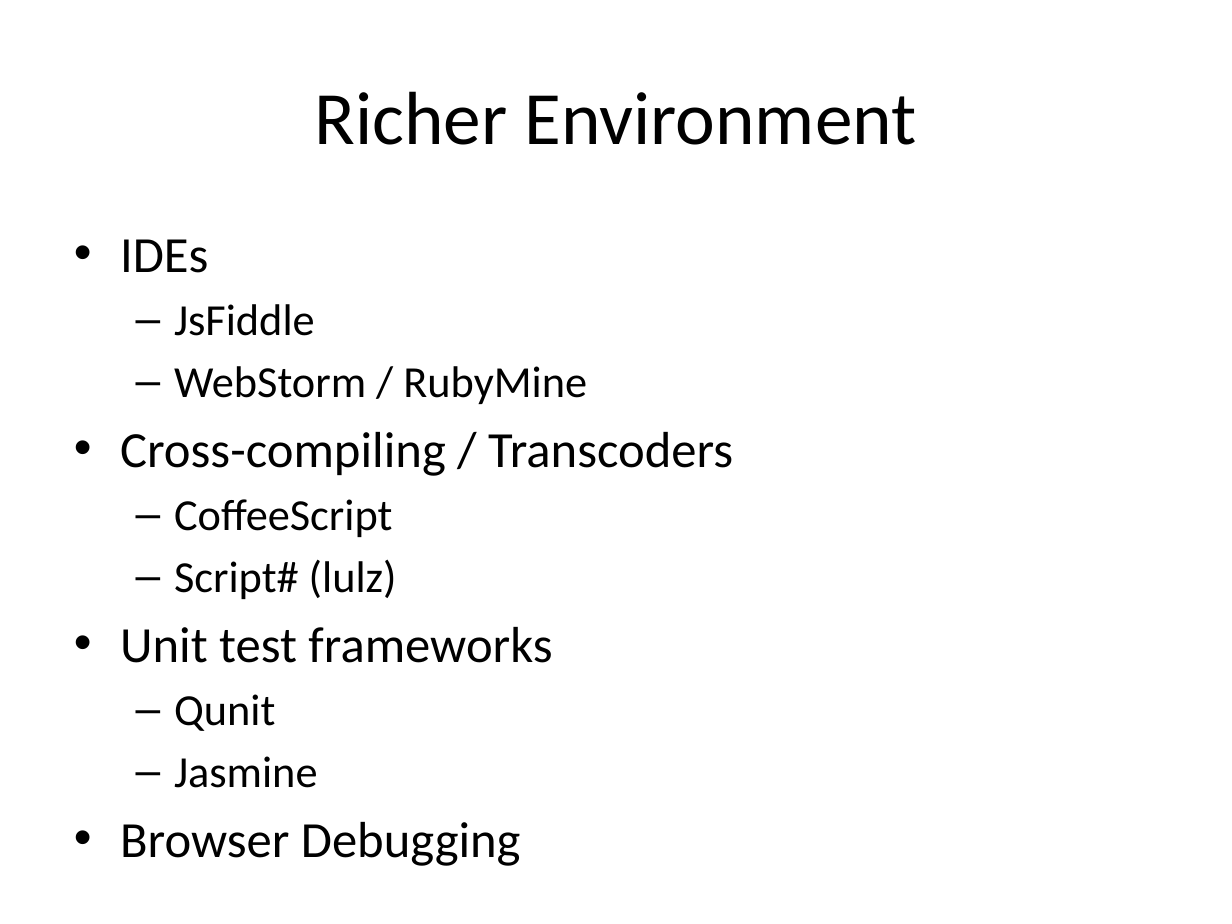
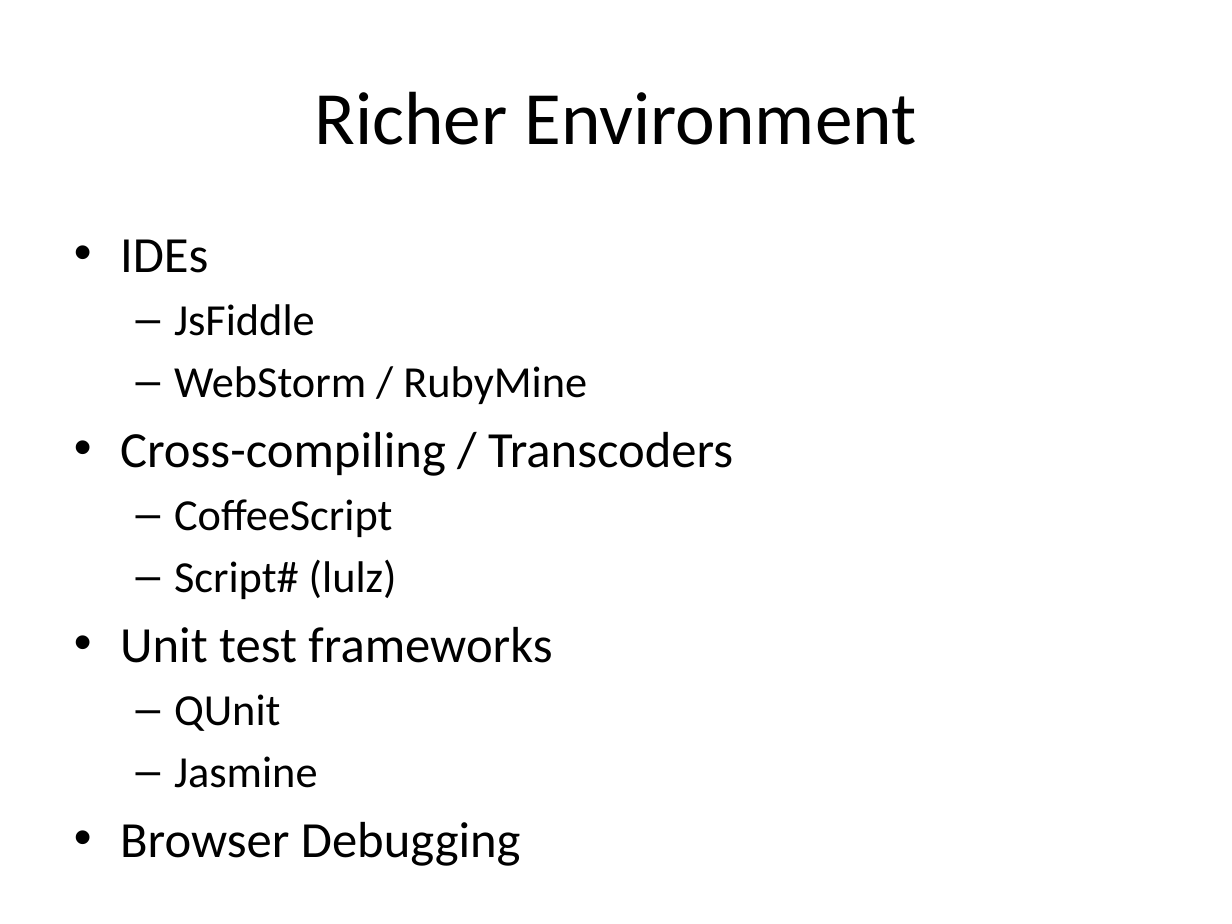
Before and after one commit to vaporworks/Devlink2011-REST-WebClient, a slide deck: slide 5 of PowerPoint/joint_talk_notes.pptx (slide 4 before the commit). Drawn at 1232x924 pixels with LibreOffice and Linux fonts; fonts in the diff are those of the drawing. Boxes give left, top, right and bottom in pixels: in the first picture for what was removed or moved away, otherwise in the second. Text is boxed around its words. In the diff, an @@ line names an element or a change of style, - is before the commit and + after.

```diff
--- a/PowerPoint/joint_talk_notes.pptx
+++ b/PowerPoint/joint_talk_notes.pptx
@@ text at [174,694,280,731]: text changed @@
-  – Qunit
+  – QUnit
```
Also in this commit, not shown: 2 other slides changed, 6 slides added, 1 slide removed, 2 other files.
